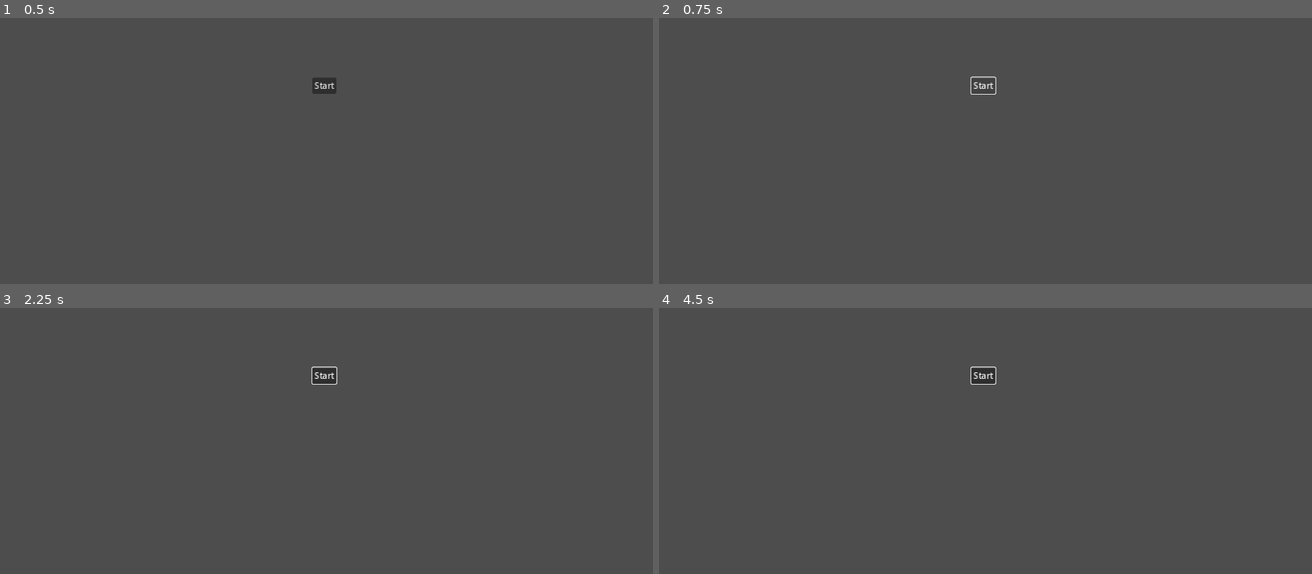
Above: before the commit, frames 1-4 (two rows, left to right).
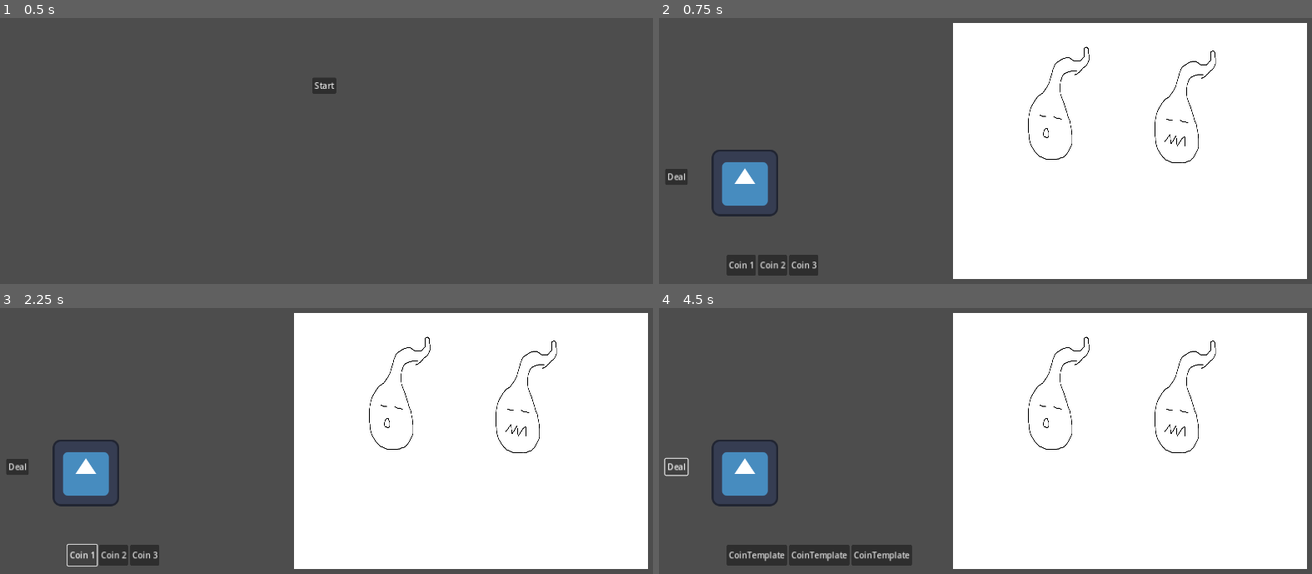
Above: after the commit, the same moments.

Repository: bonsaipropaganda/mini-jam-139
Game: Godot game, scene res://scenes/UI/main_menu.tscn
Two runs of this game, one before a commit and one after it. Both use one fixed random seed, a clock stepped at 60 frames per second and the inputs below. The engine's default icon, where the game draws it, is replaced by a stand-in: a white triangle on a blue panel in a dark square.
Inputs (mouse positions are in pixels of both pictures, inside the frame that each line leads up to):
- Up to frame 1 (0.5 s): no input
- Up to frame 2 (0.75 s): click "Start" at 0.5 s
- Up to frame 3 (2.25 s): click (326, 374) at 1.25 s, where only the run before the commit has a clickable "Start"; click (84, 555) at 2 s, where only the run after the commit has a clickable "Coin 1"
- Up to frame 4 (4.5 s): click (770, 555) at 2.75 s, where only the run after the commit has a clickable "Coin 2"; click (802, 555) at 3.5 s, where only the run after the commit has a clickable "Coin 3"; click (678, 467) at 4.25 s, where only the run after the commit has a clickable "Deal"

Frame 1 is identical in both runs. In frame 2, 55% of the frame differs, in the area x 1-100%, y 1-99%; in frame 3, 55%; in frame 4, 56%, in the area x 0-100%, y 1-99%.

Commit message:
Revert "Enemies and Map (#2)"
This reverts commit c5e33383cf814044284d1be92c8542570283ae47.

Diff:
--- a/code/BaseEnemyStats.gd
+++ /dev/null
@@ -1,7 +0,0 @@
-class_name EnemyStats
-extends Resource
-
-@export var EnemyName: String = "Enemy"
-@export var texture: Texture = null
-@export var health: int = 30
-@export var damage: int = 20
--- a/code/Gnome.gd
+++ /dev/null
@@ -1,4 +0,0 @@
-extends TextureRect
-
-@onready var health_component = $HealthComponent
-@export var enemy : EnemyStats = preload("res://Gnome.tres")
--- a/code/Map.gd
+++ /dev/null
@@ -1,15 +0,0 @@
-extends Control
-
-
-
-
-func _on_left_path_pressed():
-	get_tree().change_scene_to_file("res://scenes/main.tscn")
-
-
-func _on_middle_path_pressed():
-	get_tree().change_scene_to_file("res://gnome.tscn")
-
-
-func _on_right_path_pressed():
-	pass # Replace with function body.
--- a/code/main_menu.gd
+++ b/code/main_menu.gd
@@ -8,4 +8,4 @@
 
 
 func _on_start_button_pressed() -> void:
-	get_tree().change_scene_to_file("res://Map.tscn")
+	get_tree().change_scene_to_file("res://scenes/main.tscn")
--- a/code/player.gd
+++ b/code/player.gd
@@ -1,13 +1,12 @@
 extends CharacterBody2D
 
 # node refs
-@onready var health_component = $HealthComponent
 @onready var coins_hbox = $"../CanvasLayer/UI/CoinsHBox"
 @onready var deck_component = $DeckComponent
 
 var current_hand = []
 
-@export var opponent: TextureRect:
+@export var opponent: Node2D:
 	# if the opponent changes update the deck's opponent variable
 	set(new_value):
 		opponent = new_value
--- a/custom res/Gnome.tres
+++ /dev/null
@@ -1,9 +0,0 @@
-[gd_resource type="Resource" script_class="EnemyStats" load_steps=2 format=3 uid="uid://bxx46bwq0hdpw"]
-
-[ext_resource type="Script" path="res://BaseEnemyStats.gd" id="1_pcasf"]
-
-[resource]
-script = ExtResource("1_pcasf")
-EnemyName = "Enemy"
-health = 30
-damage = 20
--- a/project.godot
+++ b/project.godot
@@ -12,7 +12,7 @@
 
 config/name="Mini-jam-139"
 run/main_scene="res://scenes/UI/main_menu.tscn"
-config/features=PackedStringArray("4.0", "GL Compatibility")
+config/features=PackedStringArray("4.1", "GL Compatibility")
 config/icon="res://art/icon.svg"
 
 [autoload]
--- a/scenes/gnome.tscn
+++ /dev/null
@@ -1,13 +0,0 @@
-[gd_scene load_steps=3 format=3 uid="uid://mxy72e005iy0"]
-
-[ext_resource type="Script" path="res://Gnome.gd" id="1_nh6s6"]
-[ext_resource type="Texture2D" uid="uid://boh6aoa6106jg" path="res://art/Enemies/Gnome_with_hands.png" id="1_wsi7r"]
-
-[node name="Gnome" type="TextureRect"]
-anchors_preset = 15
-anchor_right = 1.0
-anchor_bottom = 1.0
-grow_horizontal = 2
-grow_vertical = 2
-texture = ExtResource("1_wsi7r")
-script = ExtResource("1_nh6s6")
--- a/scenes/main.tscn
+++ b/scenes/main.tscn
@@ -1,18 +1,16 @@
-[gd_scene load_steps=5 format=3 uid="uid://iejmmnbiii2j"]
+[gd_scene load_steps=6 format=3 uid="uid://iejmmnbiii2j"]
 
 [ext_resource type="PackedScene" uid="uid://b02po41vs2fo2" path="res://scenes/player.tscn" id="1_rlfoc"]
 [ext_resource type="Script" path="res://code/UI/coins_hbox.gd" id="2_6e1k6"]
+[ext_resource type="Texture2D" uid="uid://b6tdgmy4ofyoc" path="res://art/Enemies/Willo.png" id="2_bh4ci"]
 [ext_resource type="PackedScene" uid="uid://t0c7cg537fse" path="res://scenes/health_component.tscn" id="3_7of3u"]
-[ext_resource type="PackedScene" uid="uid://mxy72e005iy0" path="res://gnome.tscn" id="6_ctnl4"]
+[ext_resource type="Script" path="res://code/enemy_placeholder.gd" id="4_tpqmt"]
 
 [node name="Main" type="Node2D"]
 
 [node name="Player" parent="." node_paths=PackedStringArray("opponent") instance=ExtResource("1_rlfoc")]
 position = Vector2(181, 494)
-opponent = NodePath("../Gnome")
-
-[node name="HealthComponent2" parent="Player" instance=ExtResource("3_7of3u")]
-starting_health = 20
+opponent = NodePath("../EnemyPlaceholder")
 
 [node name="CanvasLayer" type="CanvasLayer" parent="."]
 
@@ -52,14 +50,14 @@
 offset_bottom = 498.0
 text = "Deal"
 
-[node name="Gnome" parent="." instance=ExtResource("6_ctnl4")]
-offset_left = 540.0
-offset_top = 269.0
-offset_right = 540.0
-offset_bottom = 269.0
+[node name="EnemyPlaceholder" type="Sprite2D" parent="."]
+position = Vector2(921, 433)
+scale = Vector2(0.382778, 0.579275)
+texture = ExtResource("2_bh4ci")
+script = ExtResource("4_tpqmt")
 
-[node name="HealthComponent" parent="Gnome" instance=ExtResource("3_7of3u")]
-starting_health = 15
+[node name="HealthComponent" parent="EnemyPlaceholder" instance=ExtResource("3_7of3u")]
+starting_health = 10
 
 [connection signal="pressed" from="CanvasLayer/UI/CoinsHBox/Coin1Button" to="Player" method="_on_coin_1_button_pressed"]
 [connection signal="pressed" from="CanvasLayer/UI/CoinsHBox/Coin2Button" to="Player" method="_on_coin_2_button_pressed"]
Binary file removed: art/Map Placeholder.png
Not shown, removed: art/Map Placeholder.png.import
